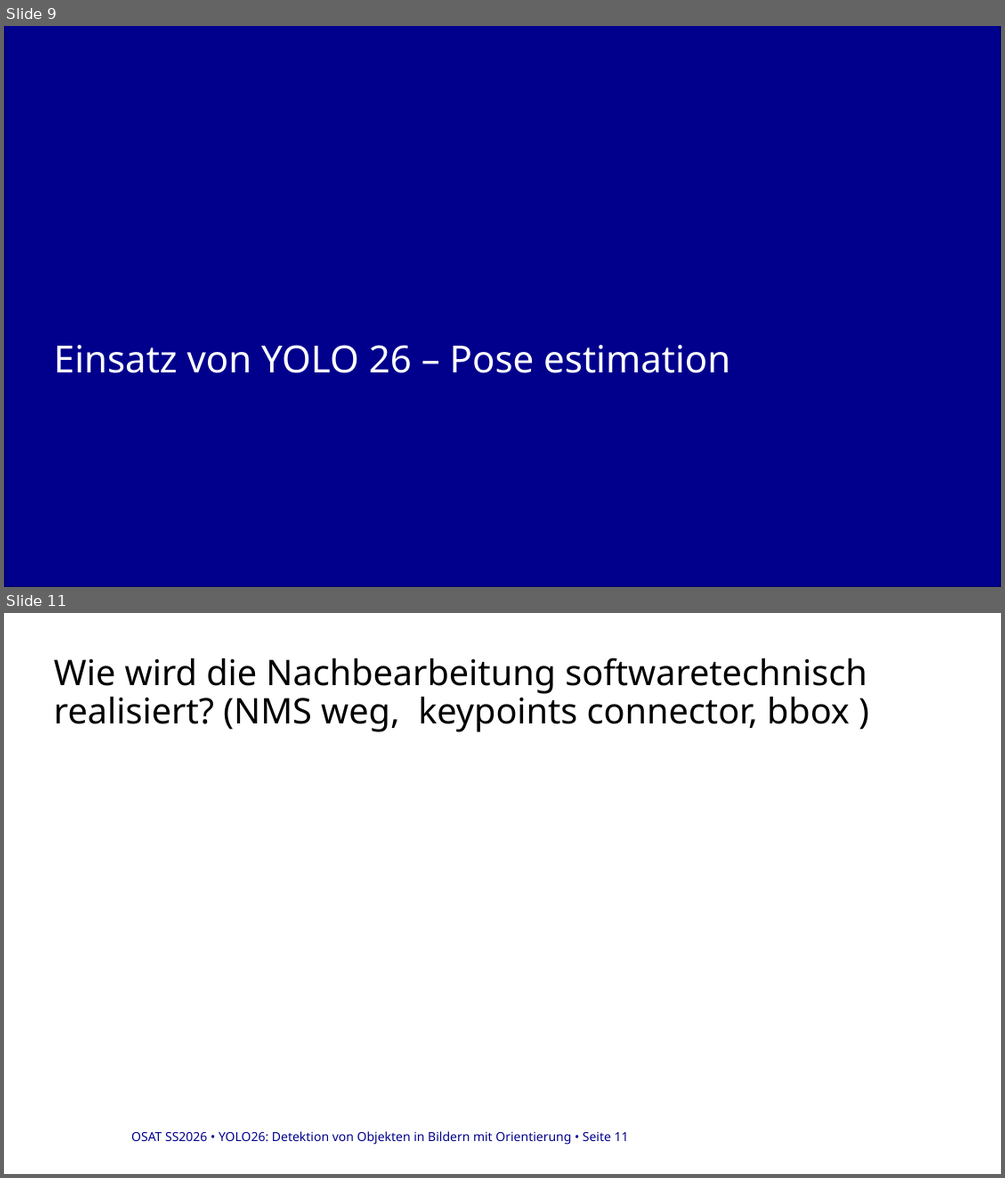
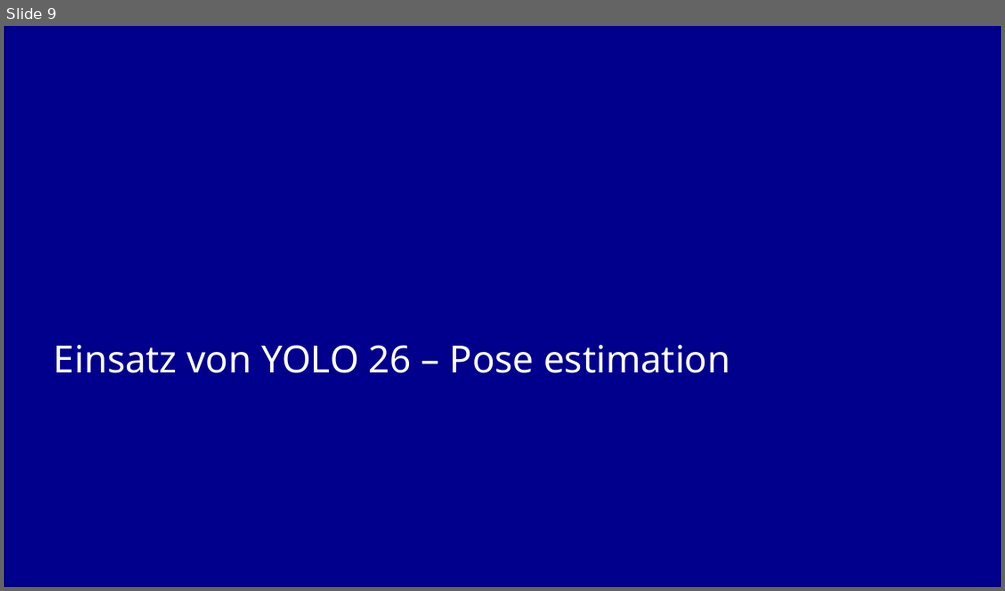
Before and after one commit to danhcon123/yolo_pose_estimation, a slide deck: docu/Zwischen Präsentation.pptx. Shown one above the other, each under a label of ours: slides 9 and 11 before the commit, slide 9 after it; the slides between them are not shown. The pictures are 1005x1178 and 1005x591 pixels, drawn with LibreOffice and Linux fonts; fonts in the diff are those of the drawing; background and template pictures are left out. Boxes give left, top, right and bottom in pixels: in the first picture for what was removed or moved away, otherwise in the second. Text is boxed around its words. In the diff, an @@ line names an element or a change of style, - is before the commit and + after.

Commit message:
Folie für softwaretechnische Nachbearbeitung

```diff
--- a/docu/Zwischen Präsentation.pptx
+++ b/docu/Zwischen Präsentation.pptx
@@ slide 11 removed at [4, 613, 1001, 1174], background #FFFFFF @@
@@ title removed at [54, 657, 866, 732] @@
-Wie wird die Nachbearbeitung softwaretechnisch realisiert? (NMS weg, keypoints connector, bbox )
@@ text removed at [131, 1131, 629, 1144] @@
-OSAT SS2026 • YOLO26: Detektion von Objekten in Bildern mit Orientierung • Seite 11
```
Also in this commit, not shown: 6 slides changed, 7 slides added, 2 other slides removed, 1 other file.
